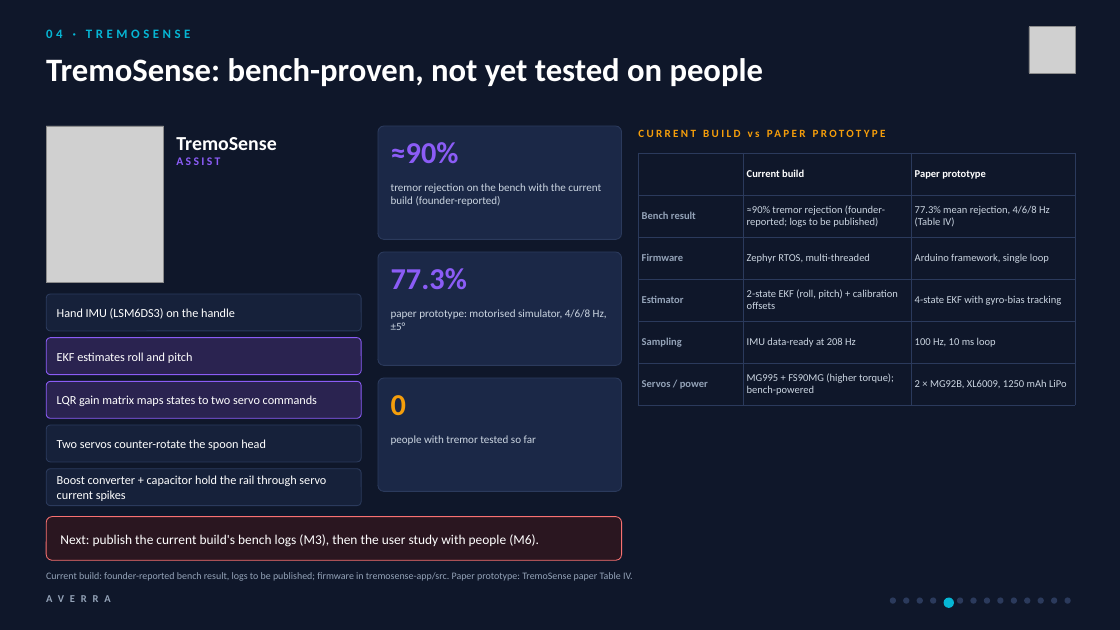
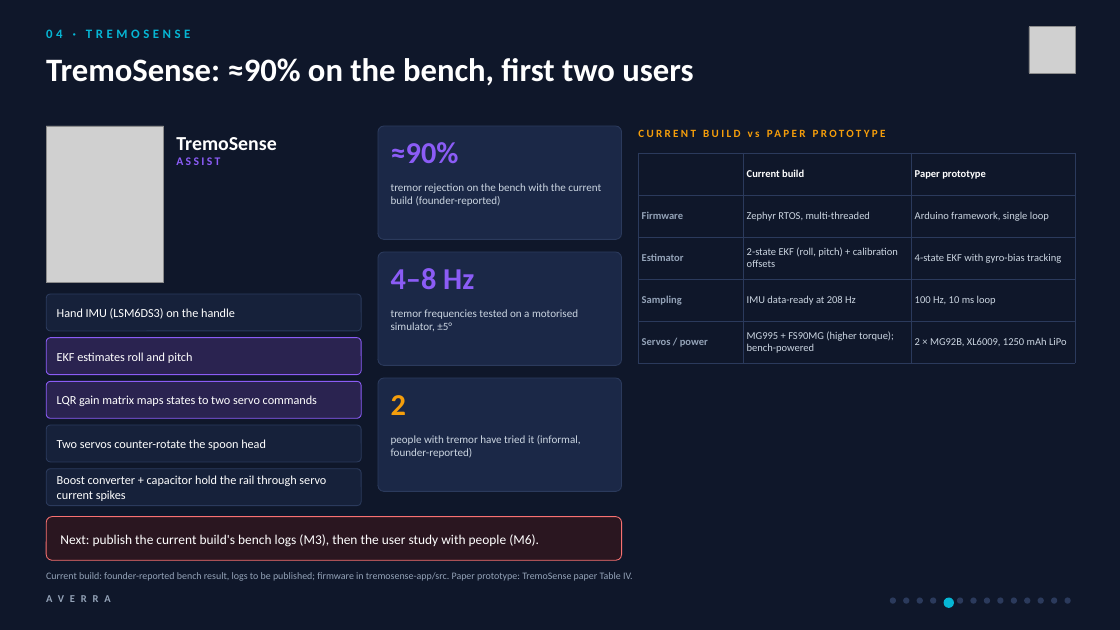
Before and after one commit to sudo-pranshu/AVERRA, a slide deck: slide 5 of deck/AVERRA_Pitch.pptx. Drawn at 1120x630 pixels with LibreOffice and Linux fonts; fonts in the diff are those of the drawing; grey boxes stand for pictures. Boxes give left, top, right and bottom in pixels: in the first picture for what was removed or moved away, otherwise in the second. Text is boxed around its words. In the diff, an @@ line names an element or a change of style, - is before the commit and + after.

```diff
--- a/deck/AVERRA_Pitch.pptx
+++ b/deck/AVERRA_Pitch.pptx
@@ text at (46,58,693,86): text changed @@
-TremoSense: bench-proven, not yet tested on people
+TremoSense: ≈90% on the bench, first two users
@@ table at (639,153,1075,357) @@
-row 2: Bench result | ≈90% tremor rejection (founder-reported; logs to be published) | 77.3% mean rejection, 4/6/8 Hz (Table IV)
@@ text at (391,268,474,289): text changed @@
-77.3%
+4–8 Hz
@@ text at (391,309,578,331): text changed @@
-paper prototype: motorised simulator, 4/6/8 Hz, ±5°
+tremor frequencies tested on a motorised simulator, ±5°
@@ text at (391,395,406,415): text changed @@
-0
+2
@@ text at (391,435,581,458): text changed @@
-people with tremor tested so far
+people with tremor have tried it (informal, founder-reported)
```
Also in this commit, not shown: 9 other slides changed, 13 other files.
